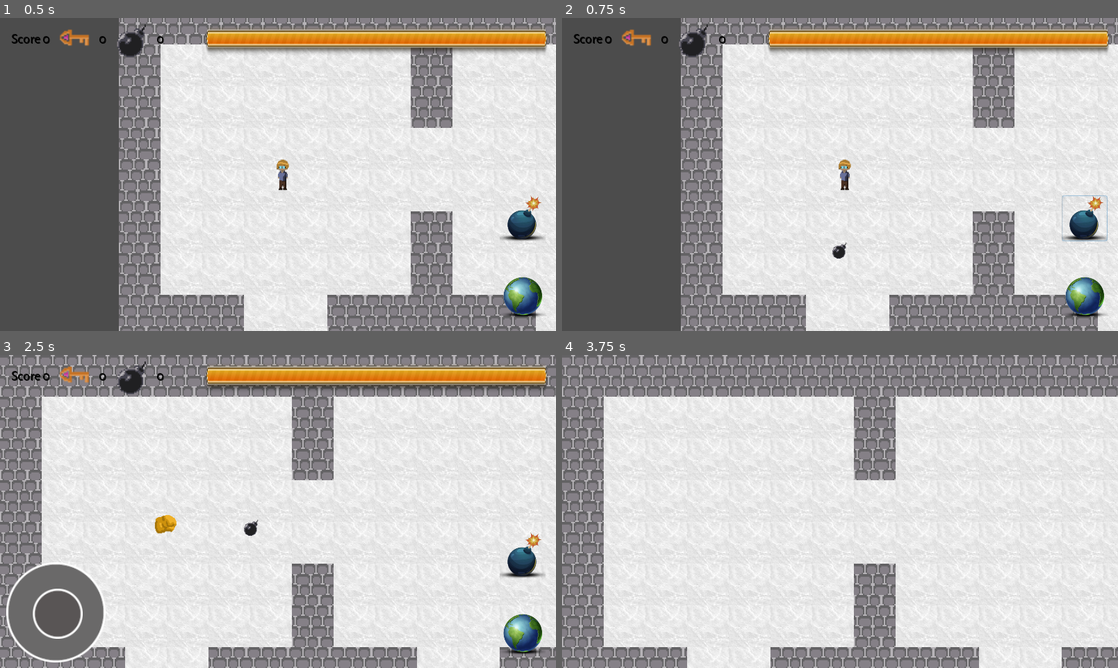
Above: before the commit, frames 1-4 (two rows, left to right).
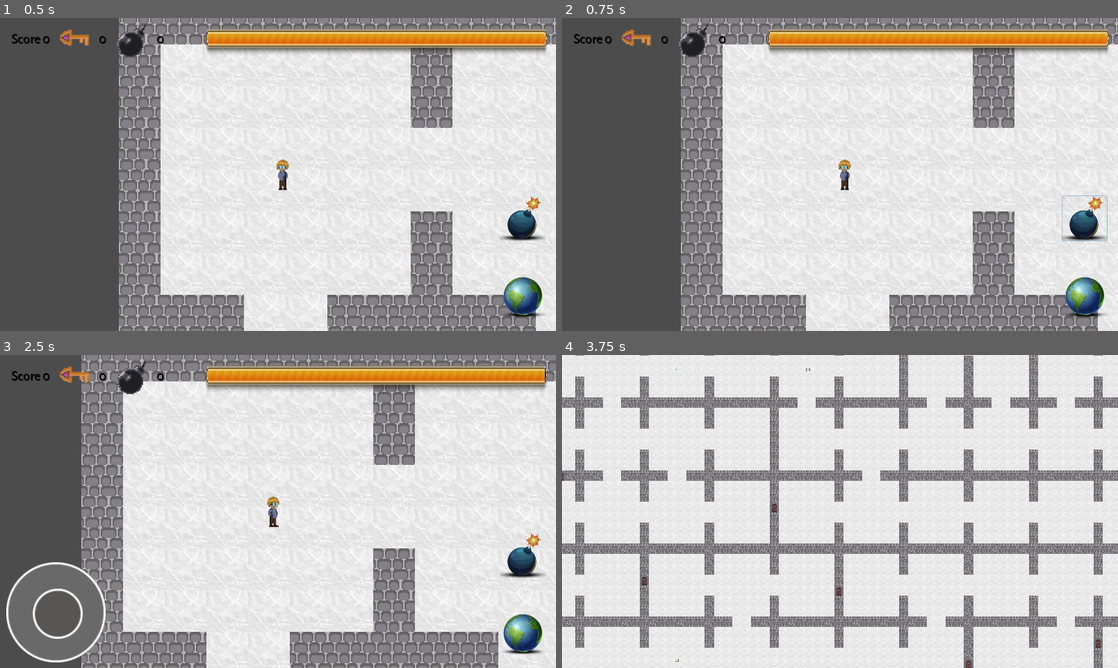
Above: after the commit, the same moments.

Repository: rogerdv/labyrinth
Game: Godot game, scene res://Scenes/lab04.tscn
Two runs of this game, one before a commit and one after it. Both use one fixed random seed, a clock stepped at 60 frames per second and the inputs below. This scene is started directly instead of the project's main scene.
Inputs (mouse positions are in pixels of both pictures, inside the frame that each line leads up to):
- Up to frame 1 (0.5 s): no input
- Up to frame 2 (0.75 s): click (1084, 218) at 0.5 s
- Up to frame 3 (2.5 s): click (522, 633) at 1.25 s; tap Enter at 2 s; move the mouse to (400, 495) at 2.02 s; hold Right from 2.03 s (still down); tap M at 2.1 s; click (400, 495) at 2.17 s; tap Space at 2.27, 2.3 s
- Up to frame 4 (3.75 s): tap Space at 2.57 s; release Right at 2.75 s; drag from (728, 527) to (812, 574) at 2.77 s; move the mouse to (895, 442) at 3.52 s; hold Right from 3.53 s (still down); tap M at 3.6 s

Frame 1 is identical in both runs. In frame 2, less than 0.1% of the frame differs, in the area x 48-52%, y 71-77%; in frame 3, 36%; in frame 4, 44%, in the area x 0-100%, y 0-100%.
Error before the commit: Invalid get index 'position' (on base: 'null instance'). (res://Scripts/ghost.gd:17)

Commit message:
Many cjanges and fixes

Diff:
--- a/Scripts/GameInstance.gd
+++ b/Scripts/GameInstance.gd
@@ -24,7 +24,7 @@
 var PrevGhost = []
 var NextScene
 
-const MAXTIME = 250
+const MAXTIME = 180
 
 var sound_fx:AudioStreamPlayer2D
 
--- a/Scripts/GetCollider.gd
+++ b/Scripts/GetCollider.gd
@@ -15,15 +15,16 @@
 			var map_point = collider.world_to_map(point)
 			var tile_idx = collider.get_cell(map_point.x,map_point.y)
 			var tile_name = collider.tile_set.tile_get_name(tile_idx)
-			print(tile_name)
+			#print(tile_name)
 			get_node("../AudioStreamPlayer2D").stop()
 			match tile_name:
 				"door":
-					print("payer_collide_with_door!")
 					 # disable collider
 					get_parent().ToggleCollision(true)
 					# pause and display question
 					var panel = preload("res://UI/QuestionPanel.tscn").instance()
+					panel.connect("correct",get_parent().get_node("../SceneInfo"),"correct")
+					panel.connect("wrong",get_parent().get_node("../SceneInfo"),"wrong")
 					panel.mode = 1
 					panel.x = map_point.x
 					panel.y = map_point.y
--- a/Scripts/SceneInfo.gd
+++ b/Scripts/SceneInfo.gd
@@ -9,6 +9,8 @@
 var mapmode:bool = false
 var MapTimeCounter
 var PauseMenuScene = preload("res://UI/PauseMenu.tscn")
+var fail_sound = preload("res://Sounds/sfx_sounds_error8.wav")
+var correct_sound = preload("res://Sounds/sfx_sounds_fanfare3.wav")
 
 func _ready() -> void:
 	Start = get_node("../player").position
@@ -39,6 +41,7 @@
 			mapmode=false
 			get_node("../Camera2D").current = false
 			get_node("../player").ToggleCamera(true)
+			get_node("../player").map_mode = false
 			get_node("../CanvasLayer/UI").ui_visible(true)
 			GameInstance.paused = false
 	if !GameInstance.paused:
@@ -73,16 +76,26 @@
 		mapviews+=1
 		MapTimeCounter = 0
 		get_node("../player").ToggleCamera(false)
+		get_node("../player").map_mode = true
 		get_node("../Camera2D").current = true
 		GameInstance.paused = true
 	else:
 		get_node("../Camera2D").current = false
 		get_node("../player").ToggleCamera(true)
+		get_node("../player").map_mode = false
 		get_node("../CanvasLayer/UI").ui_visible(true)
 		mapmode = false
 		GameInstance.paused = false
 
 
-
 func _on_limit_body_entered(body: Node) -> void:
 	get_tree().change_scene("res://Scenes/Defeat.tscn")
+
+
+func correct():
+	get_node("../fx").stream = correct_sound
+	get_node("../fx").play()
+
+func wrong():
+	get_node("../fx").stream = fail_sound
+	get_node("../fx").play()
--- a/Scripts/ghost.gd
+++ b/Scripts/ghost.gd
@@ -1,7 +1,7 @@
 extends KinematicBody2D
 
 
-export(int) var chance = 5
+export(int) var chance = 20
 var PlayerVisible:bool = false
 var path
 onready var nav = get_node("../Navigation2D")
@@ -68,21 +68,20 @@
 	set_process(false)
 
 func _on_VisibilityNotifier2D_screen_entered() -> void:
-	print("Entered visible area!!")
-
 	PlayerVisible = true
 	randomize()
 
 
 func _on_VisibilityNotifier2D_screen_exited() -> void:
-	print("Not visible, disabling")
 	PlayerVisible = false
 	$Sprite.visible = false
 
 
 func _on_Area2D_body_entered(body: Node) -> void:
-	if body.name=="player":
+	if body.name=="player" and $Sprite.visible:
 		var panel = preload("res://UI/QuestionPanel.tscn").instance()
+		panel.connect("correct",get_node("../SceneInfo"),"correct")
+		panel.connect("wrong",get_node("../SceneInfo"),"wrong")
 		panel.mode = 2
 		panel.ghost = self
 		get_node("../CanvasLayer").add_child(panel)
--- a/Scripts/player.gd
+++ b/Scripts/player.gd
@@ -16,6 +16,8 @@
 const bomb = preload("res://Scenes/bomb-projectile.tscn")
 var vec:Vector2
 var steps = preload("res://Sounds/stepstone_1.wav")
+var map_mode:bool = false
+var counter = 0
 
 func _ready():
 	pass
@@ -157,7 +159,21 @@
 				$RayCast2D.cast_to = Vector2(25,0)
 
 
-
+func _process(delta: float) -> void:
+	if map_mode:
+		counter+=delta
+		if counter>0.5:
+			counter=0
+			if $Sprite.scale.x==1:
+				$Sprite.scale.x=2
+				$Sprite.scale.y=2
+			else:
+				$Sprite.scale.x=1
+				$Sprite.scale.y=1
+	else:
+		if $Sprite.scale.x==2:
+			$Sprite.scale.x=1
+			$Sprite.scale.y=1
 
 func ToggleCollision(toggle:bool):
 	$CollisionShape2D.disabled = toggle
@@ -168,9 +184,9 @@
 
 
 func FireBomb():
-	#if GameInstance.bombs==0:
-	#	return
-	#GameInstance.bombs-=1
+	if GameInstance.bombs==0:
+		return
+	GameInstance.bombs-=1
 	get_parent().get_node("CanvasLayer/UI").set_bombs(GameInstance.bombs)
 	GameInstance.BombsUsed+=1
 	var b = bomb.instance()
